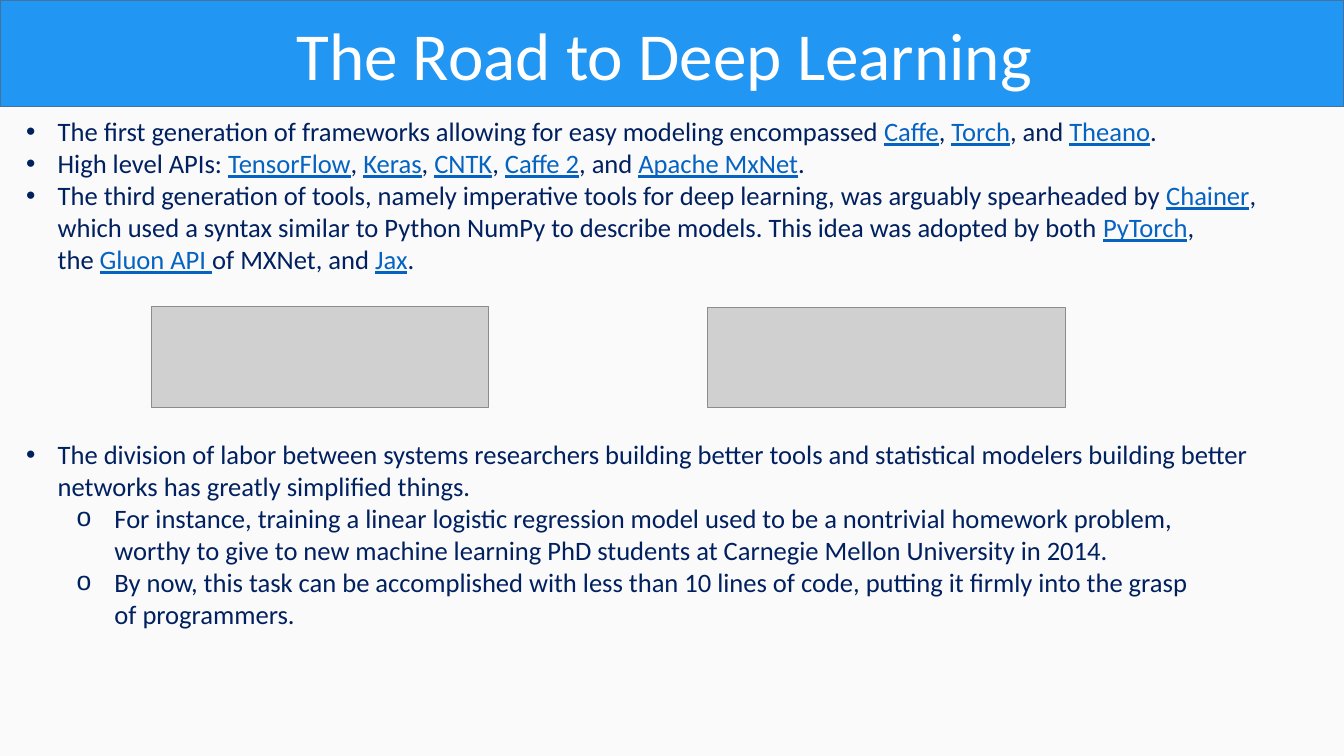
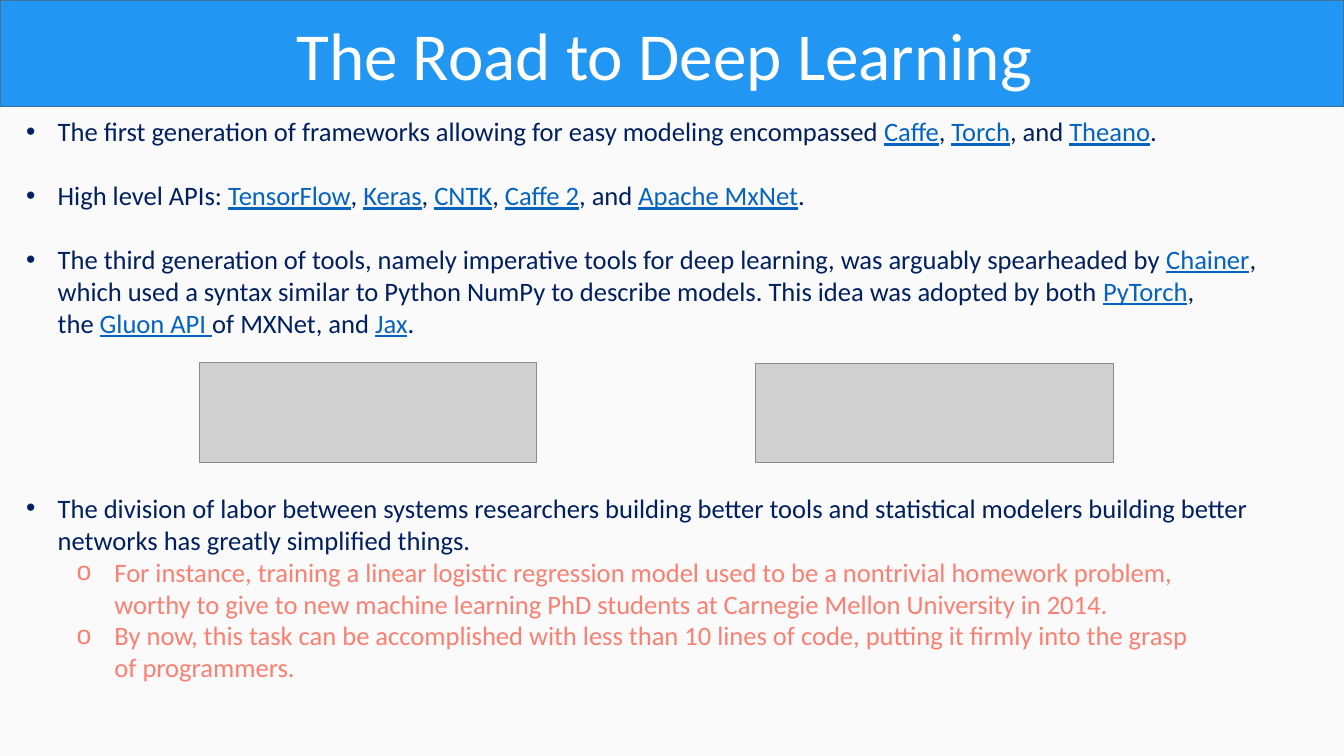
Before and after one commit to OmarAlmighty/D2L-Slides, a slide deck: slide 63 of D2L CH1.pptx. Drawn at 1344x756 pixels with LibreOffice and Linux fonts; fonts in the diff are those of the drawing; grey boxes stand for pictures. Boxes give left, top, right and bottom in pixels: in the first picture for what was removed or moved away, otherwise in the second. Text is boxed around its words. In the diff, an @@ line names an element or a change of style, - is before the commit and + after.

```diff
--- a/D2L CH1.pptx
+++ b/D2L CH1.pptx
@@ text "The first generation of frameworks ..." rewrapped from <box>58,122,1256,274</box> to <box>58,122,1256,337</box> @@
@@ picture: place and size @@
-picture at <box>151,307,488,407</box>
+picture at <box>200,362,536,463</box>
@@ picture: place and size @@
-picture at <box>708,308,1066,407</box>
+picture at <box>755,363,1113,463</box>
@@ text "The division of labor between ...": place and size @@
-text "The division of labor between ..." at <box>58,445,1247,629</box>
+text "The division of labor between ..." at <box>58,499,1247,682</box>
@@ text at <box>114,563,1187,682</box>: text colour #002060 to #FB8072 in "For instance, training a linear logistic regression ...", "By now, this task can be accomplished ..." @@
```
Also in this commit, not shown: 34 other slides changed, 5 other files.
